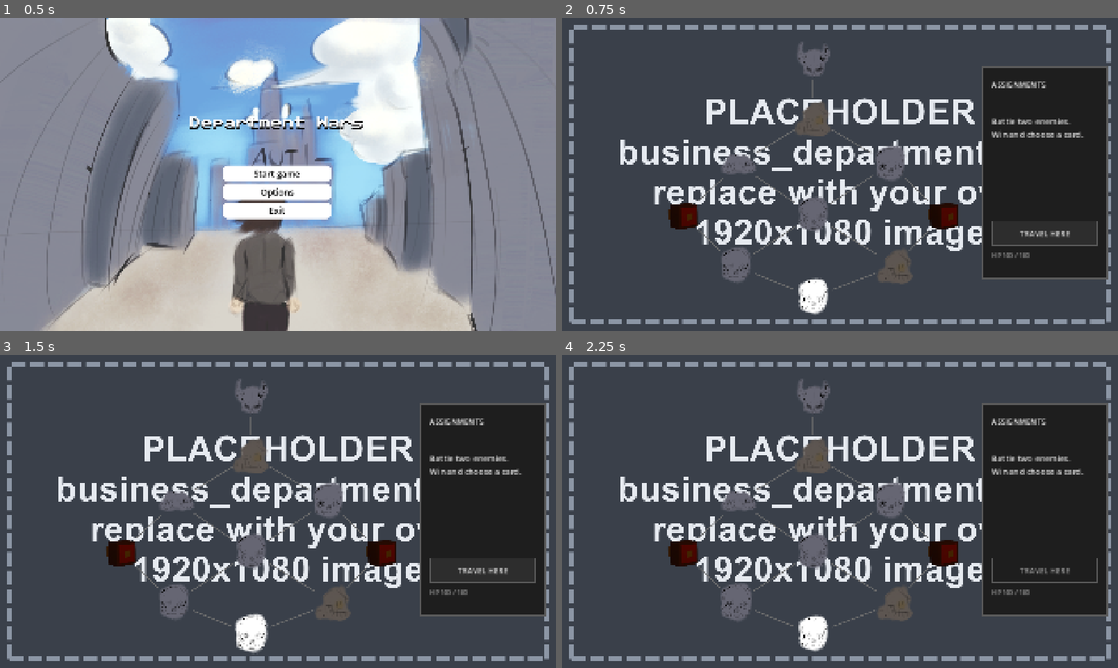
Above: before the commit, frames 1-4 (two rows, left to right).
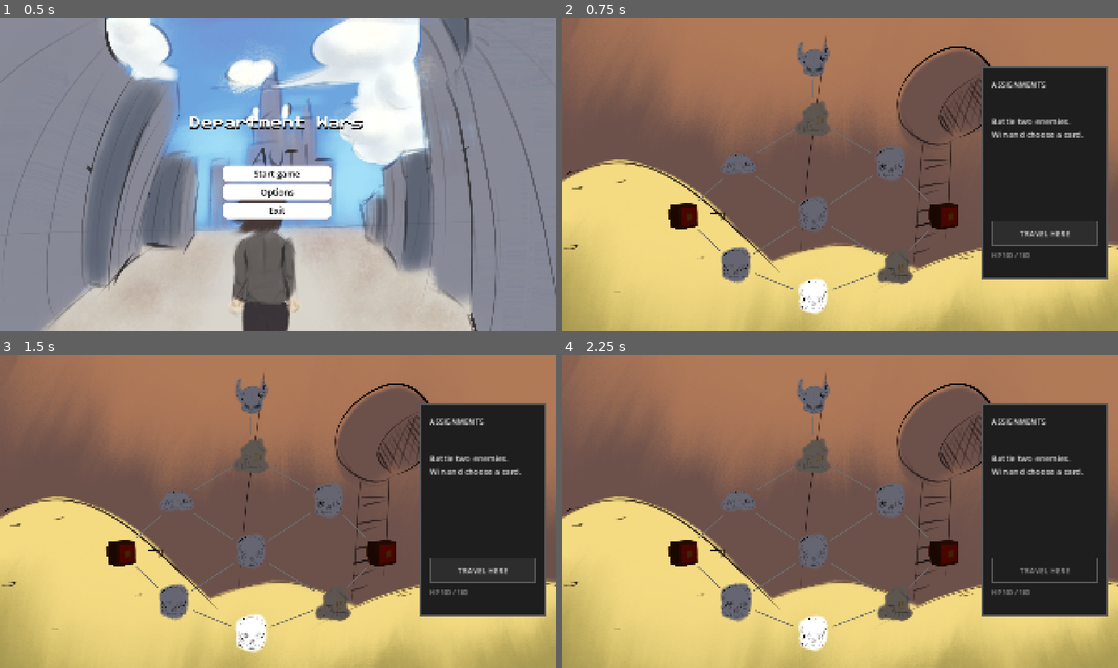
Above: after the commit, the same moments.

Repository: hxc6806/Department-Wars
Game: Godot game, scene res://Scenes/main_menu.tscn
Same seed, same stepped clock (60 frames per second), same inputs: the game is played once before the commit and once after it.
Inputs (mouse positions are in pixels of both pictures, inside the frame that each line leads up to):
- Up to frame 1 (0.5 s): no input
- Up to frame 2 (0.75 s): click "Start game" at 0.5 s
- Up to frame 3 (1.5 s): click (250, 633) at 1.27 s
- Up to frame 4 (2.25 s): click (734, 602) at 2.02 s

Frame 1 is identical in both runs. In frame 2, 80% of the frame differs, in the area x 0-100%, y 0-100%; in frame 3, 80%; in frame 4, 80%.

Commit message:
added first monster sprite and background

Diff:
--- a/department-wars/Scripts/enemy_data.gd
+++ b/department-wars/Scripts/enemy_data.gd
@@ -3,10 +3,10 @@
 # Keys must match the floor names in Map/floors.gd exactly.
 static var ENEMIES = {
 	"BUSINESS DEPARTMENT": {
-		'Mushscroom': {
+		'Moneymare': {
 			"name": 'Mushscroom',
 			"max_health": 95,
-			"texture": preload("res://Assets/EnemySprites/Mushscroom.png"),
+			"texture": preload("res://Assets/EnemySprites/Moneymare.webp"),
 			"functionality": func(plrObj, _enemyObj): plrObj.get_node("Health").dmg(4)
 		},
 	},
--- a/department-wars/project.godot
+++ b/department-wars/project.godot
@@ -15,6 +15,10 @@
 config/features=PackedStringArray("4.7", "Forward Plus")
 config/icon="res://Assets/icon.svg"
 
+[audio]
+
+buses/default_bus_layout="uid://o2ecat12rqas"
+
 [display]
 
 window/size/viewport_width=1920
Binary file added: department-wars/Assets/EnemySprites/Moneymare.webp
Not shown, added: department-wars/Assets/EnemySprites/Moneymare.webp.import
Binary file changed: department-wars/Assets/Maps/business_department.png
Not shown, changed: department-wars/Assets/Maps/business_department.png.import
